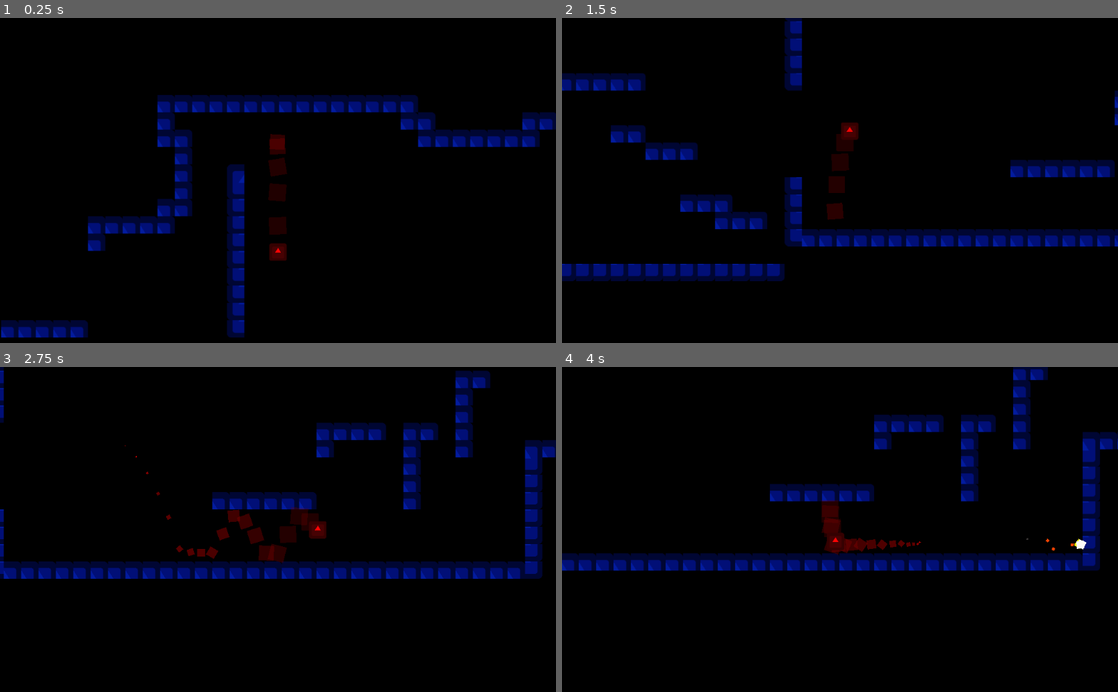
Above: before the commit, frames 1-4 (two rows, left to right).
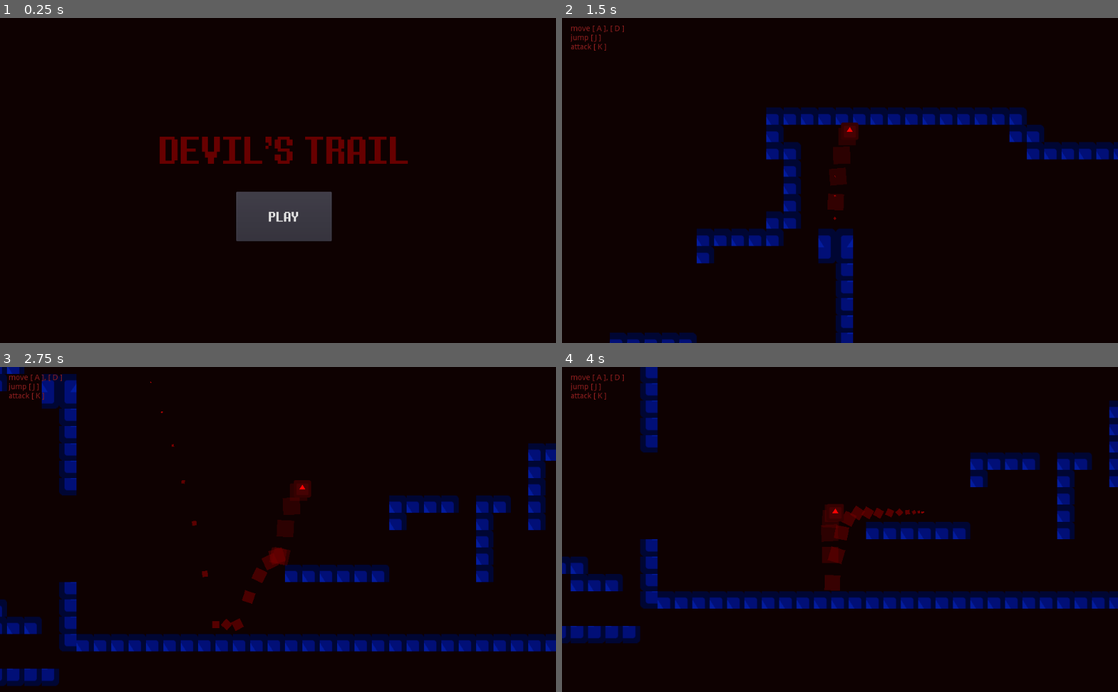
Above: after the commit, the same moments.

Repository: penzur/godot-movement-study
Game: Godot game, scene res://UI.tscn
The game is run twice, just before and just after one commit, with the same random seed, the same clock (stepped at 60 frames per second) and the same inputs. Before the commit the project starts from res://Main.tscn. The engine's default icon, where the game draws it, is replaced by a stand-in: a white triangle on a blue panel in a dark square.
Inputs (mouse positions are in pixels of both pictures, inside the frame that each line leads up to):
- Up to frame 1 (0.25 s): no input
- Up to frame 2 (1.5 s): click (845, 216) at 0.5 s, where only the run after the commit has a clickable "PLAY"; hold D (move_right) from 1.28 s (still down); hold Space (jump) from 1.28 s (still down)
- Up to frame 3 (2.75 s): keep holding D (move_right); release Space (jump) at 2.03 s; tap K (shoot) at 2.1 s; tap Space (jump) at 2.27, 2.3, 2.57 s
- Up to frame 4 (4 s): release D (move_right) at 2.78 s; hold A (move_left) 2.78-3.53 s; hold Space (jump) 2.78-3.53 s; hold D (move_right) from 3.53 s (still down); tap K (shoot) at 3.6 s; tap Space (jump) at 3.77, 3.8 s

The runs differ from the first frame. In frame 1, 13% of the frame differs, in the area x 0-100%, y 23-99%; in frame 2, 17%; in frame 3, 21%; in frame 4, 21%, in the area x 0-100%, y 0-86%.

Commit message:
udd ui and some refactoring

Diff:
--- /dev/null
+++ b/GameOver.gd
@@ -0,0 +1,20 @@
+extends Control
+
+
+# Declare member variables here. Examples:
+# var a = 2
+# var b = "text"
+
+
+# Called when the node enters the scene tree for the first time.
+func _ready():
+	pass # Replace with function body.
+
+
+# Called every frame. 'delta' is the elapsed time since the previous frame.
+#func _process(delta):
+#	pass
+
+
+func _on_Button_button_up():
+	get_tree().change_scene("res://Main.tscn")
--- /dev/null
+++ b/GameOver.tscn
@@ -0,0 +1,55 @@
+[gd_scene load_steps=6 format=2]
+
+[ext_resource path="res://GameOver.gd" type="Script" id=1]
+
+[sub_resource type="DynamicFontData" id=1]
+hinting = 1
+font_path = "res://DeterminationSansWebRegular-369X.ttf"
+
+[sub_resource type="DynamicFont" id=2]
+size = 88
+font_data = SubResource( 1 )
+
+[sub_resource type="DynamicFontData" id=3]
+font_path = "res://DeterminationSansWebRegular-369X.ttf"
+
+[sub_resource type="DynamicFont" id=4]
+size = 32
+font_data = SubResource( 3 )
+
+[node name="GameOver" type="Control"]
+anchor_right = 1.0
+anchor_bottom = 1.0
+rect_pivot_offset = Vector2( -1203.3, 79.1336 )
+script = ExtResource( 1 )
+__meta__ = {
+"_edit_use_anchors_": false
+}
+
+[node name="Label" type="Label" parent="."]
+margin_left = 225.683
+margin_top = 146.714
+margin_right = 818.683
+margin_bottom = 313.714
+custom_fonts/font = SubResource( 2 )
+custom_colors/font_color = Color( 0.407843, 0, 0, 1 )
+text = "GAME OVER BITCH!"
+align = 1
+valign = 1
+uppercase = true
+__meta__ = {
+"_edit_use_anchors_": false
+}
+
+[node name="Button" type="Button" parent="."]
+margin_left = 427.152
+margin_top = 320.897
+margin_right = 597.152
+margin_bottom = 389.897
+custom_fonts/font = SubResource( 4 )
+custom_colors/font_color_disabled = Color( 0.956863, 0.929412, 0.929412, 1 )
+text = "PLAY AGAIN"
+__meta__ = {
+"_edit_use_anchors_": false
+}
+[connection signal="button_up" from="Button" to="." method="_on_Button_button_up"]
--- a/Main.tscn
+++ b/Main.tscn
@@ -9,10 +9,25 @@
 tile_set = ExtResource( 1 )
 cell_size = Vector2( 32, 32 )
 format = 1
-tile_data = PoolIntArray( -196612, 0, 1, -196611, 0, 1, -196 …(660 unchanged characters)… 65504, 0, 1, -65503, 0, 1, 65533, 0, 1, 0, 0, 0, 56, 0, 65537, 131069, 0, 1, 65536, 0, 65536, 65592, 0, 65537, 196604, 0, 1, 196605, 0, 1, 131072, 0, 65536, 131108, 0, 1, 131109, 0, 1, 131110, 0, 1, 131111, 0, 1, 131128, 0, 65537, 262136, 0, 1, 262137, 0, 1, 262138, 0, 1, 262139, 0, 1, 262140, 0, 1, 196608, 0, 65536, 196652, 0, 65537, 196653, 0, 65537, 196654, 0, 65537, 196655, 0, 65537, 196656, 0, 65537, 196657, 0, 65537, 196658, 0, 65537, 196659, 0, 65537, 196660, 0, 65537, 196661, 0, 65537, 196662, 0, 65537, 196663, 0, 65537, 196664, 0, 65537, 327672, 0, 1, 262144, 0, 65536, 262187, 0, 65537, 32 …(1891 unchanged characters)…
+tile_data = PoolIntArray( -196612, 0, 1, -196611, 0, 1, -196 …(660 unchanged characters)… 65504, 0, 1, -65503, 0, 1, 65533, 0, 1, 56, 0, 65537, 131069, 0, 1, 65592, 0, 65537, 196604, 0, 1, 196605, 0, 1, 131108, 0, 1, 131109, 0, 1, 131110, 0, 1, 131111, 0, 1, 131128, 0, 65537, 262136, 0, 1, 262137, 0, 1, 262138, 0, 1, 262139, 0, 1, 262140, 0, 1, 262143, 0, 1, 196608, 0, 0, 196652, 0, 65537, 196653, 0, 65537, 196654, 0, 65537, 196655, 0, 65537, 196656, 0, 65537, 196657, 0, 65537, 196658, 0, 65537, 196659, 0, 65537, 196660, 0, 65537, 196661, 0, 65537, 196662, 0, 65537, 196663, 0, 65537, 196664, 0, 65537, 327672, 0, 1, 327679, 0, 65537, 262144, 0, 65536, 262187, 0, 65537, 32 …(1891 unchanged characters)…
 
 [node name="Player" parent="." groups=[
 "Player",
 ] instance=ExtResource( 2 )]
-position = Vector2( 93.5792, -44.789 )
 scale = Vector2( 0.5, 0.5 )
+
+[node name="CanvasLayer" type="CanvasLayer" parent="."]
+
+[node name="Label" type="Label" parent="CanvasLayer"]
+margin_left = 15.675
+margin_top = 12.892
+margin_right = 201.675
+margin_bottom = 60.892
+custom_colors/font_color = Color( 0.592157, 0.129412, 0.129412, 1 )
+text = "move [ A ], [ D ]
+jump [ J ]
+attack [ K ]"
+clip_text = true
+__meta__ = {
+"_edit_use_anchors_": false
+}
--- a/Character.gd
+++ b/Player.gd
@@ -9,6 +9,7 @@
 const WALK_SPEED = 100.0
 const ACCELERATION = 0.2
 const MAX_WALK_SPEED = 400.0
+const MAX_FALL_TIME = 3.0
 
 var velocity = Vector2()
 var is_jumping = false
@@ -31,6 +32,7 @@
 		is_jumping = true
 		velocity.y = -JUMP_SPEED
 	elif is_jumping and is_on_floor():
+		$Timer.stop()
 		is_jumping = false
 
 	var direction = Input.get_action_strength("move_right") - Input.get_action_strength("move_left")
@@ -56,3 +58,13 @@
 	# add max walk speed
 	velocity.x = clamp(velocity.x, -MAX_WALK_SPEED, MAX_WALK_SPEED)
 	velocity = move_and_slide(velocity, Vector2(0, -1))
+
+	if !is_on_floor() && $Timer.time_left == 0:
+		$Timer.start(MAX_FALL_TIME)
+
+func _on_Timer_timeout():
+	if !is_on_floor():
+		$Timer.stop()
+		position = Vector2(0, 0) # Reset position
+		velocity = Vector2.ZERO # Reset velocity
+		get_tree().change_scene("res://GameOver.tscn")
--- a/Player.tscn
+++ b/Player.tscn
@@ -1,7 +1,7 @@
 [gd_scene load_steps=9 format=2]
 
 [ext_resource path="res://icon.png" type="Texture" id=1]
-[ext_resource path="res://Character.gd" type="Script" id=2]
+[ext_resource path="res://Player.gd" type="Script" id=2]
 
 [sub_resource type="Gradient" id=1]
 offsets = PoolRealArray( 0.103704, 0.744444, 0.885185 )
@@ -36,7 +36,7 @@
 [sub_resource type="RectangleShape2D" id=6]
 extents = Vector2( 24.1992, 28.2283 )
 
-[node name="Character" type="KinematicBody2D"]
+[node name="Player" type="KinematicBody2D"]
 script = ExtResource( 2 )
 
 [node name="Trail" type="Particles2D" parent="."]
@@ -55,5 +55,9 @@
 shape = SubResource( 6 )
 
 [node name="Camera2D" type="Camera2D" parent="."]
+rotating = true
 current = true
 smoothing_enabled = true
+
+[node name="Timer" type="Timer" parent="."]
+[connection signal="timeout" from="Timer" to="." method="_on_Timer_timeout"]
--- /dev/null
+++ b/UI.gd
@@ -0,0 +1,20 @@
+extends Control
+
+
+# Declare member variables here. Examples:
+# var a = 2
+# var b = "text"
+
+
+# Called when the node enters the scene tree for the first time.
+func _ready():
+	pass # Replace with function body.
+
+
+# Called every frame. 'delta' is the elapsed time since the previous frame.
+#func _process(delta):
+#	pass
+
+
+func _on_Button_button_up():
+	get_tree().change_scene("res://Main.tscn")
--- /dev/null
+++ b/UI.tscn
@@ -0,0 +1,54 @@
+[gd_scene load_steps=6 format=2]
+
+[ext_resource path="res://UI.gd" type="Script" id=1]
+
+[sub_resource type="DynamicFontData" id=1]
+hinting = 1
+font_path = "res://DeterminationSansWebRegular-369X.ttf"
+
+[sub_resource type="DynamicFont" id=2]
+size = 88
+font_data = SubResource( 1 )
+
+[sub_resource type="DynamicFontData" id=3]
+font_path = "res://DeterminationSansWebRegular-369X.ttf"
+
+[sub_resource type="DynamicFont" id=4]
+size = 32
+font_data = SubResource( 3 )
+
+[node name="Control" type="Control"]
+anchor_right = 1.0
+anchor_bottom = 1.0
+script = ExtResource( 1 )
+__meta__ = {
+"_edit_use_anchors_": false
+}
+
+[node name="Label" type="Label" parent="."]
+margin_left = 293.656
+margin_top = 197.064
+margin_right = 756.656
+margin_bottom = 288.064
+custom_fonts/font = SubResource( 2 )
+custom_colors/font_color = Color( 0.407843, 0, 0, 1 )
+text = "DEVIL'S TRAIL"
+align = 1
+valign = 1
+uppercase = true
+__meta__ = {
+"_edit_use_anchors_": false
+}
+
+[node name="Button" type="Button" parent="."]
+margin_left = 434.552
+margin_top = 321.0
+margin_right = 610.552
+margin_bottom = 412.0
+custom_fonts/font = SubResource( 4 )
+custom_colors/font_color_disabled = Color( 0.956863, 0.929412, 0.929412, 1 )
+text = "PLAY"
+__meta__ = {
+"_edit_use_anchors_": false
+}
+[connection signal="button_up" from="Button" to="." method="_on_Button_button_up"]
--- a/project.godot
+++ b/project.godot
@@ -16,8 +16,16 @@
 [application]
 
 config/name="movement_study"
-run/main_scene="res://Main.tscn"
+run/main_scene="res://UI.tscn"
+boot_splash/fullsize=false
+boot_splash/use_filter=false
 config/icon="res://icon.png"
+
+[display]
+
+window/size/resizable=false
+window/stretch/mode="viewport"
+window/stretch/aspect="keep"
 
 [input]
 
@@ -55,5 +63,5 @@
 
 [rendering]
 
-environment/default_clear_color=Color( 0, 0, 0, 1 )
+environment/default_clear_color=Color( 0.0588235, 0.00784314, 0.00784314, 1 )
 environment/default_environment="res://default_env.tres"
Binary file added: DeterminationSansWebRegular-369X.ttf
